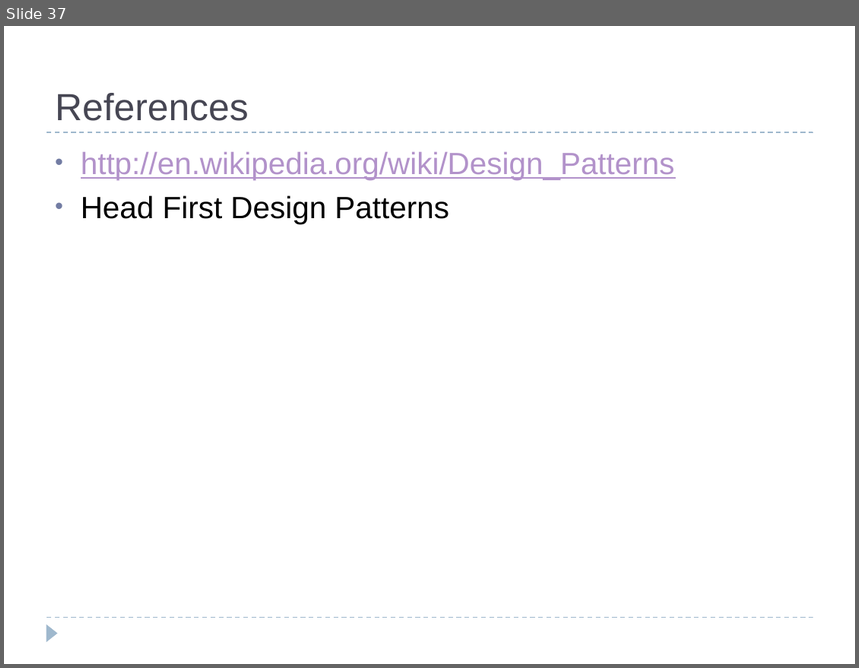
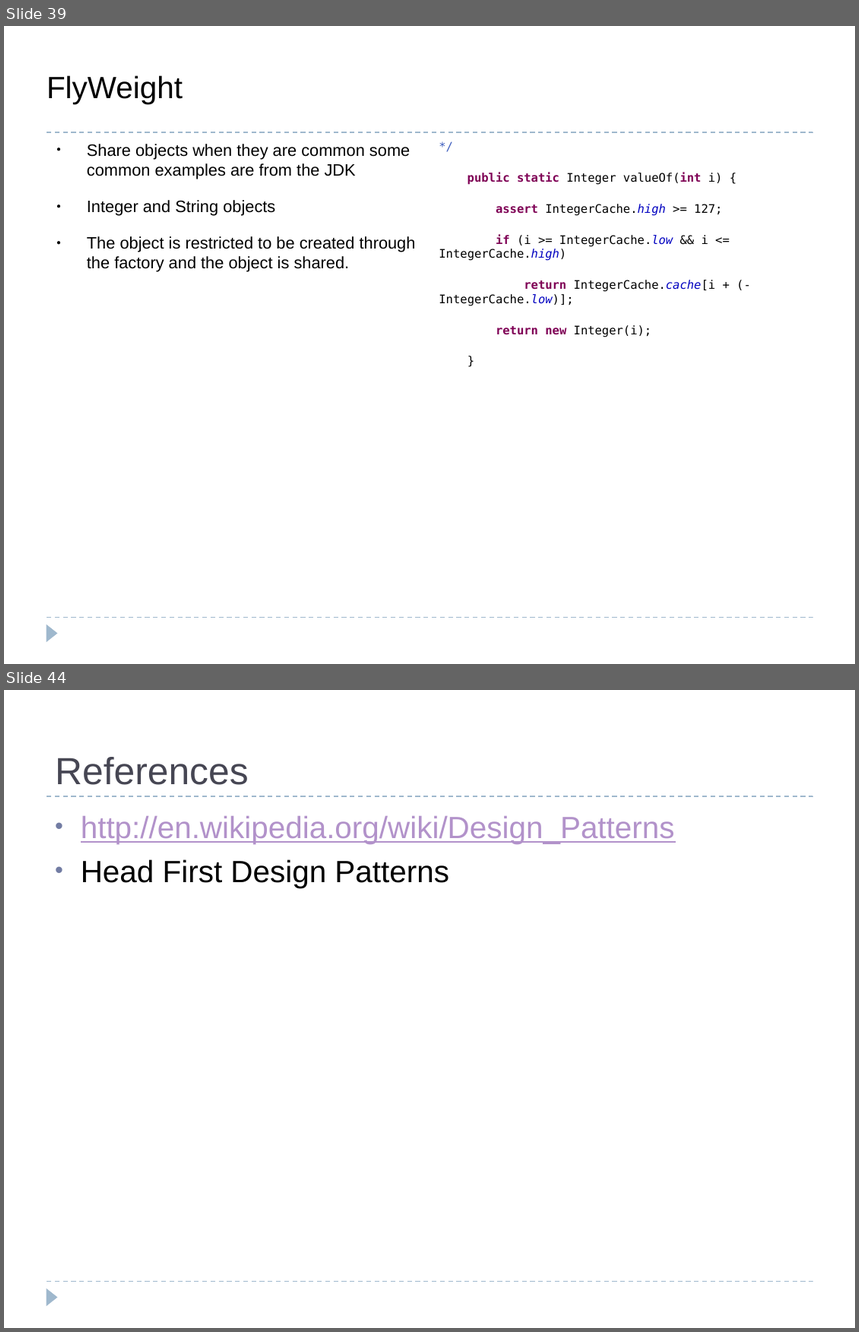
Before and after one commit to bpcrao/purnacode, a slide deck: ppts/Design Patterns.odp. Shown one above the other, each under a label of ours: slide 37 before the commit, slides 39 and 44 after it; the slides between them are not shown. The pictures are 859x668 and 859x1332 pixels, drawn with LibreOffice and Linux fonts; fonts in the diff are those of the drawing. Boxes give left, top, right and bottom in pixels: in the first picture for what was removed or moved away, otherwise in the second. Text is boxed around its words. In the diff, an @@ line names an element or a change of style, - is before the commit and + after.

```diff
--- a/ppts/Design Patterns.odp
+++ b/ppts/Design Patterns.odp
@@ slide 39 added at [4,26,855,664], background #FFFFFF; not listed: 3 template elements that a slide beside it also shows @@
@@ title added at [47,75,183,104], 26 pt, text #000000 @@
+FlyWeight
@@ text added at [87,144,416,272], 14 pt, text #000000 @@
+● Share objects when they are common some common examples are from the JDK
+● Integer and String objects
+● The object is restricted to be created through the factory and the object is shared.
@@ text added at [439,172,723,338], 10 pt, text #000000 @@
+*/
+public static Integer valueOf(int i) {
+assert IntegerCache.high >= 127;
+if (i >= IntegerCache.low && i <= IntegerCache.high)
+return IntegerCache.cache[i + (-IntegerCache.low)];
+return new Integer(i);
+}
@@ what was slide 37 is now slide 44 @@
```
Also in this commit, not shown: 7 slides changed, 8 other slides added, 2 slides removed.
